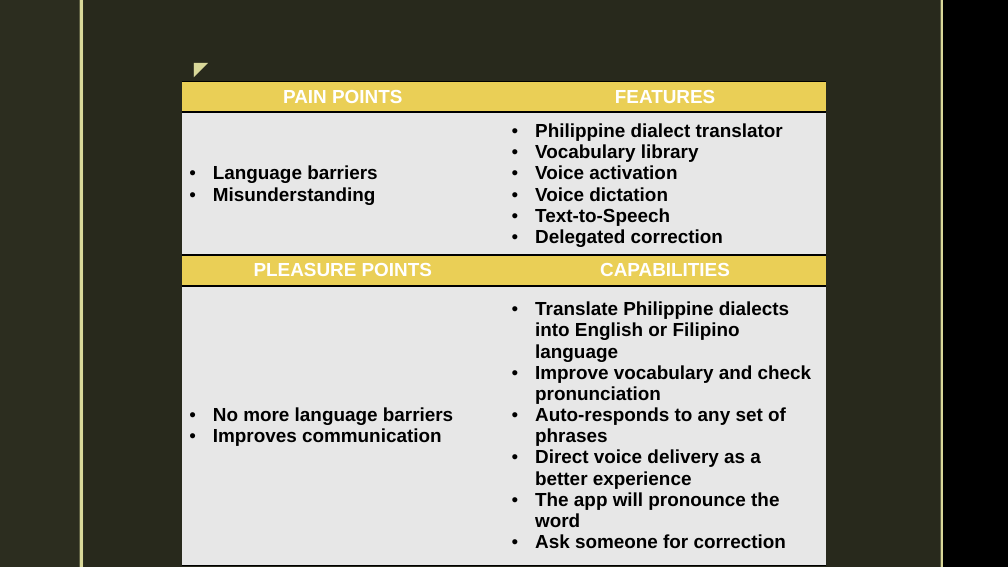
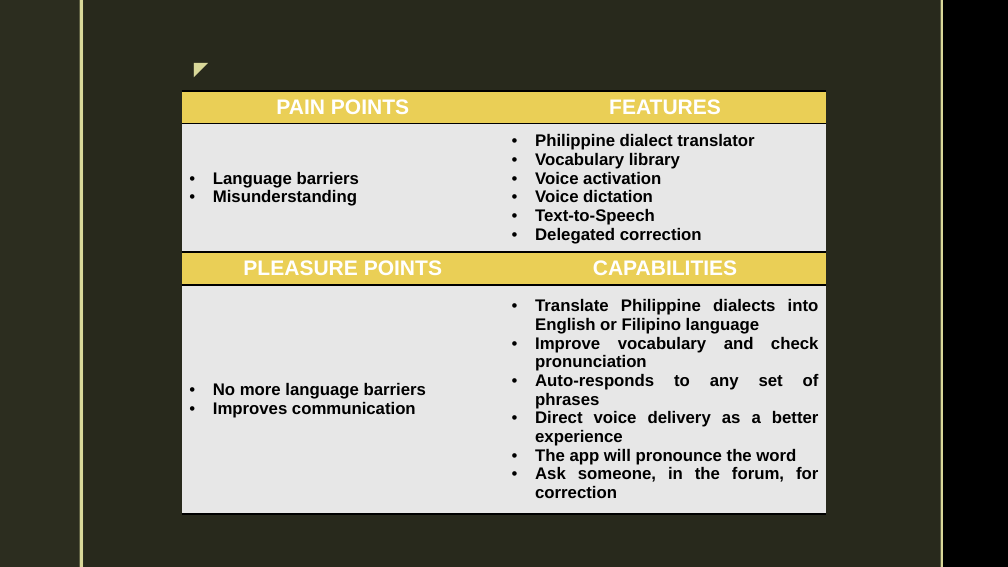
Before and after one commit to mlbelchez/Project---TENTREP, a slide deck: slide 2 of Presentation/PPT/Voice Recognition Translator.pptx. Drawn at 1008x567 pixels with LibreOffice and Linux fonts; fonts in the diff are those of the drawing; background and template pictures are left out. Boxes give left, top, right and bottom in pixels: in the first picture for what was removed or moved away, otherwise in the second. Text is boxed around its words. In the diff, an @@ line names an element or a change of style, - is before the commit and + after.

Commit message:
edited PPT

```diff
--- a/Presentation/PPT/Voice Recognition Translator.pptx
+++ b/Presentation/PPT/Voice Recognition Translator.pptx
@@ table at [181, 91, 826, 252] @@
@@ size 18 to 20 pt in "PAIN POINTS", "FEATURES" @@
@@ size 18 to 16 pt in "Language barriers", "Misunderstanding", "Philippine dialect translator", "Vocabulary library" and 4 more places @@
@@ alignment left to justified @@
@@ table: place and size @@
-table at [181, 82, 826, 256]
+table at [181, 91, 826, 252]
@@ table at [181, 252, 826, 502] @@
-row 2, column 2: Translate Philippine dialects into English or Filipino language / Improve vocabulary and check pronunciation / Auto-responds to any set of phrases / Direct voice delivery as a better experience / The app will pronounce the word / Ask someone for correction
+row 2, column 2: Translate Philippine dialects into English or Filipino language / Improve vocabulary and check pronunciation / Auto-responds to any set of phrases / Direct voice delivery as a better experience / The app will pronounce the word / Ask someone, in the forum, for correction
@@ size 18 to 20 pt in "PLEASURE POINTS", "CAPABILITIES" @@
@@ size 18 to 16 pt in "No more language barriers", "Improves communication" @@
@@ alignment left to justified @@
```
